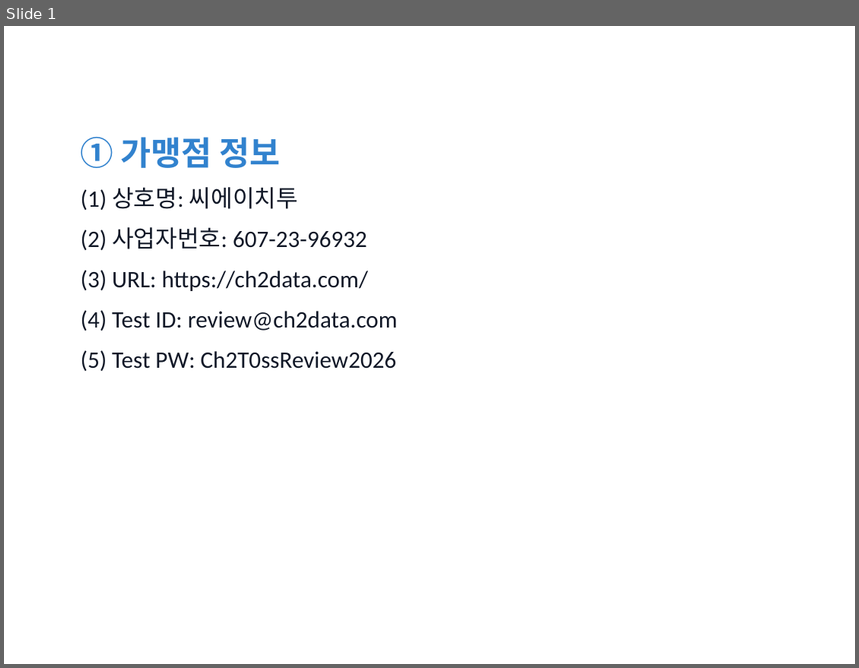
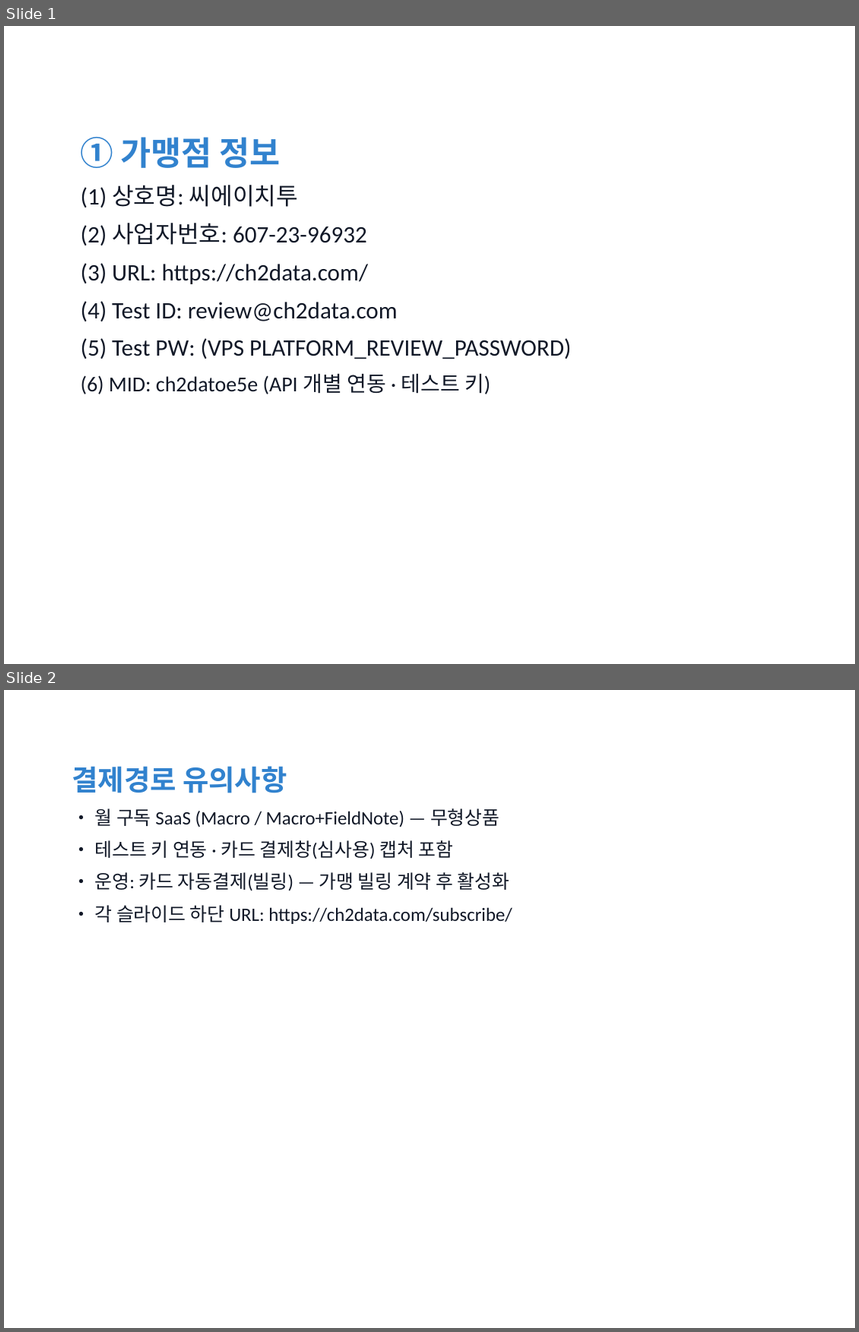
Before and after one commit to takyoungj-sketch/ch2_Macro, a slide deck: deploy/hub/toss-review/CH2DATA_결제경로.pptx. Shown one above the other, each under a label of ours: slide 1 before the commit, slides 1 and 2 after it. The pictures are 859x668 and 859x1332 pixels, drawn with LibreOffice and Linux fonts; fonts in the diff are those of the drawing. Boxes give left, top, right and bottom in pixels: in the first picture for what was removed or moved away, otherwise in the second. Text is boxed around its words. In the diff, an @@ line names an element or a change of style, - is before the commit and + after.

```diff
--- a/deploy/hub/toss-review/CH2DATA_결제경로.pptx
+++ b/deploy/hub/toss-review/CH2DATA_결제경로.pptx
@@ slide 2 added at [4, 690, 855, 1328], background #FFFFFF @@
@@ text added at [72, 766, 512, 924], 16 pt, text #111827 @@
+결제경로 유의사항
+• 월 구독 SaaS (Macro / Macro+FieldNote) — 무형상품
+• 테스트 키 연동 · 카드 결제창(심사용) 캡처 포함
+• 운영: 카드 자동결제(빌링) — 가맹 빌링 계약 후 활성화
+• 각 슬라이드 하단 URL: https://ch2data.com/subscribe/
@@ slide 1 changed as well @@
@@ text at [81, 185, 398, 322]: less space between paragraphs @@
@@ text at [81, 338, 571, 395]: text changed @@
-(5) Test PW: Ch2T0ssReview2026
+(5) Test PW: (VPS PLATFORM_REVIEW_PASSWORD)
+(6) MID: ch2datoe5e (API 개별 연동 · 테스트 키)
```
Also in this commit, not shown: 3 other slides changed, 4 other slides added, 4 slides removed, 5 other files.
